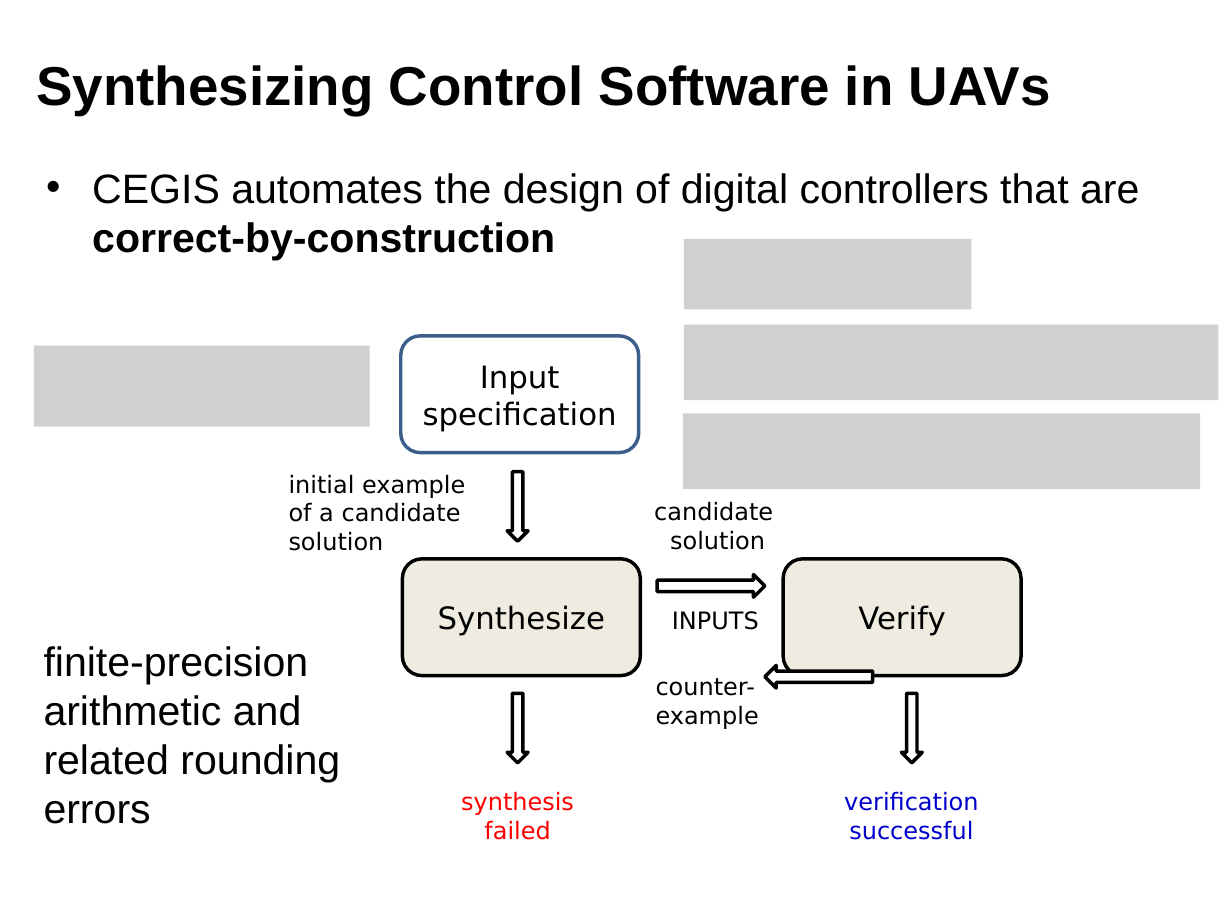
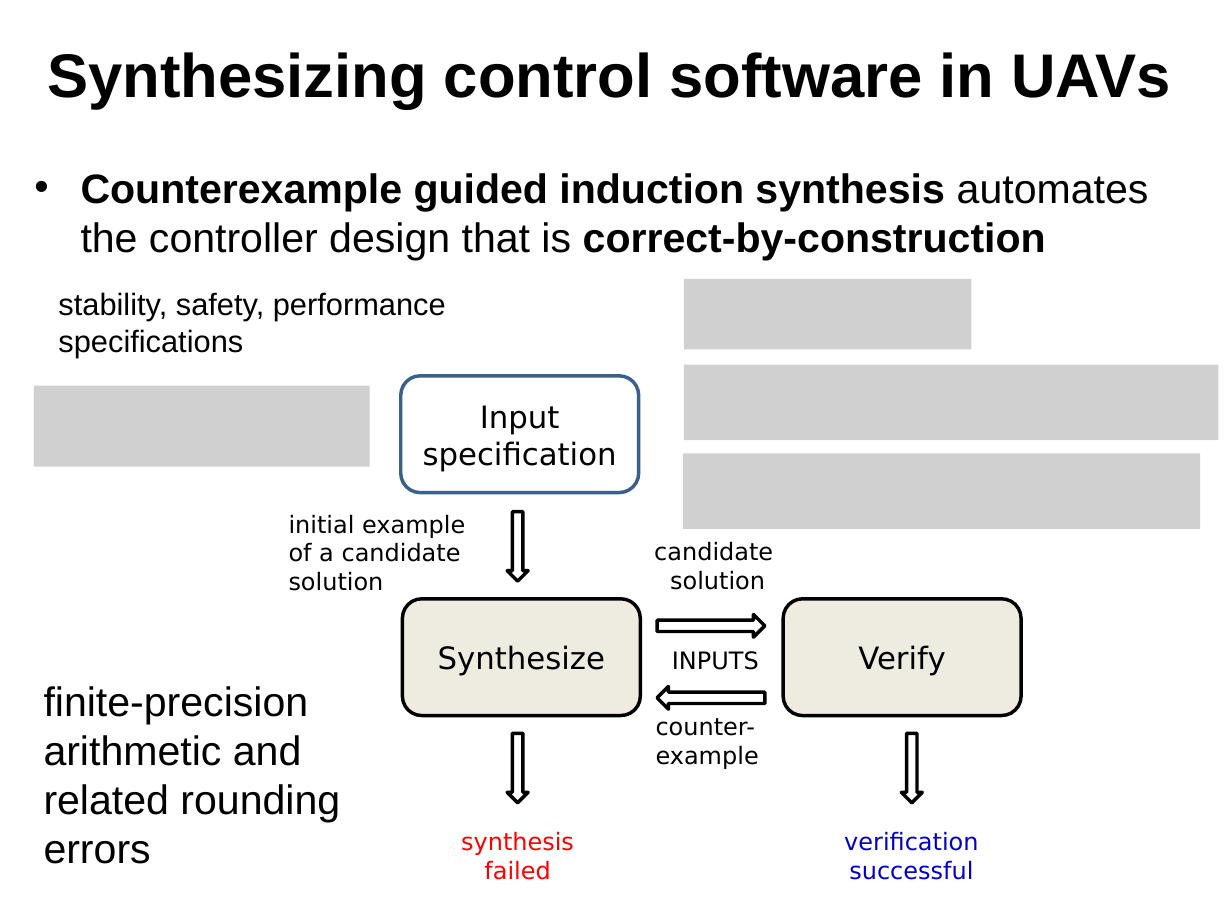
Before and after one commit to polgreen/control2, a slide deck: slide 6 of slides/project_taster_session.pptx. Drawn at 1232x924 pixels with LibreOffice and Linux fonts; fonts in the diff are those of the drawing; grey boxes stand for pictures. Boxes give left, top, right and bottom in pixels: in the first picture for what was removed or moved away, otherwise in the second. Text is boxed around its words. In the diff, an @@ line names an element or a change of style, - is before the commit and + after.

```diff
--- a/slides/project_taster_session.pptx
+++ b/slides/project_taster_session.pptx
@@ text at [47,52,1171,108]: text changed; size 32 to 36 pt @@
-Synthesizing Control Software in UAVs
+Synthesizing control software in UAVs
@@ text at [81,173,1149,260]: text changed; bold on @@
-• CEGIS automates the design of digital controllers that are correct-by-construction
+• Counterexample guided induction synthesis automates the controller design that is correct-by-construction
@@ text added at [58,292,446,357], 18 pt, text #000000 @@
+stability, safety, performance specifications
@@ 7 texts, 4 pictures, 3 rounded rectangles, 3 down arrows, 1 right arrow: place and size @@
-7 texts, 4 pictures, 3 rounded rectangles, 3 down arrows, 1 right arrow at [34,239,1218,840]
+7 texts, 4 pictures, 3 rounded rectangles, 3 down arrows, 1 right arrow at [34,278,1218,880]
@@ right arrow: place and size @@
-right arrow at [765,665,872,687]
+right arrow at [657,686,764,708]
```
Also in this commit, not shown: 4 other slides changed.
